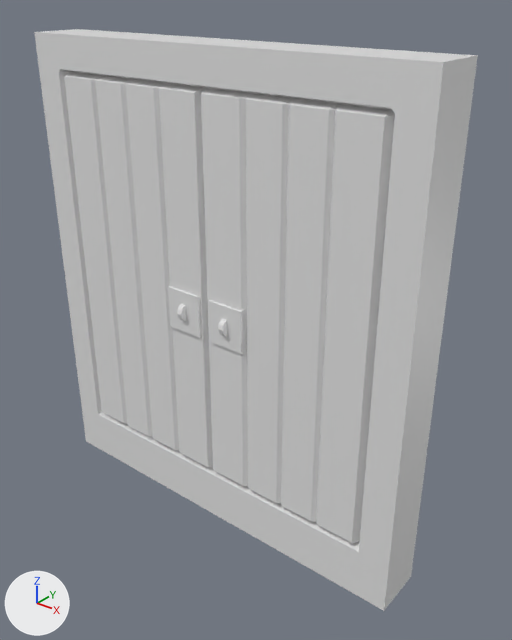
Renders of the Blender file Props/Door.blend from each side of a commit.
Camera for both pictures: a 50 mm lens placed at (3.92, -4.42, 2.46), pointed at (0.27, 0.14, -0.37). The lights are fixed; the arrows at lower left show +X, +Y and +Z. The same objects are shown in both versions, whatever each file hides.

Objects in the first picture: 'Double Doors'.
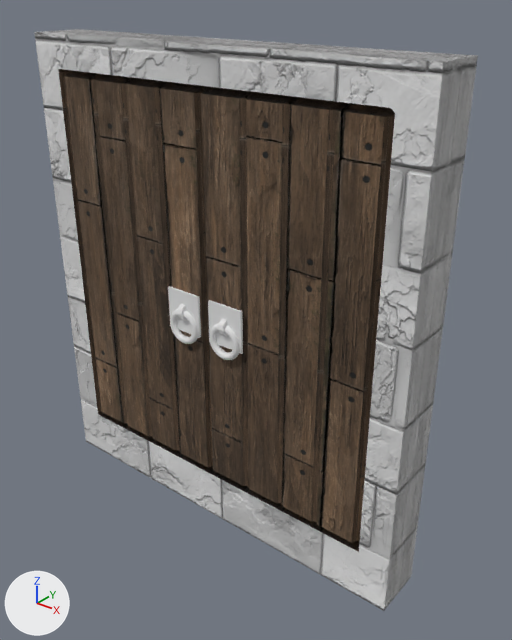
Edits to the bpy script that builds the scene:
```text
Change ob_double_doors:
    ob_double_doors: bpy.data.objects.new('Double Doors', me_cube) -> bpy.data.objects.new('Double Doors', me_cube_002)
    remove _m = ob_double_doors.modifiers.new('Mirror', 'MIRROR')
    remove _m.use_axis = (True, True, False)
    remove _m.use_clip = True
```

Boxes (x1, y1, x2, y2) around the edits, measured in the pictures (512 x 640 px):
'Double Doors', reshaped, modifiers changed
    both: (34, 29, 478, 611)
